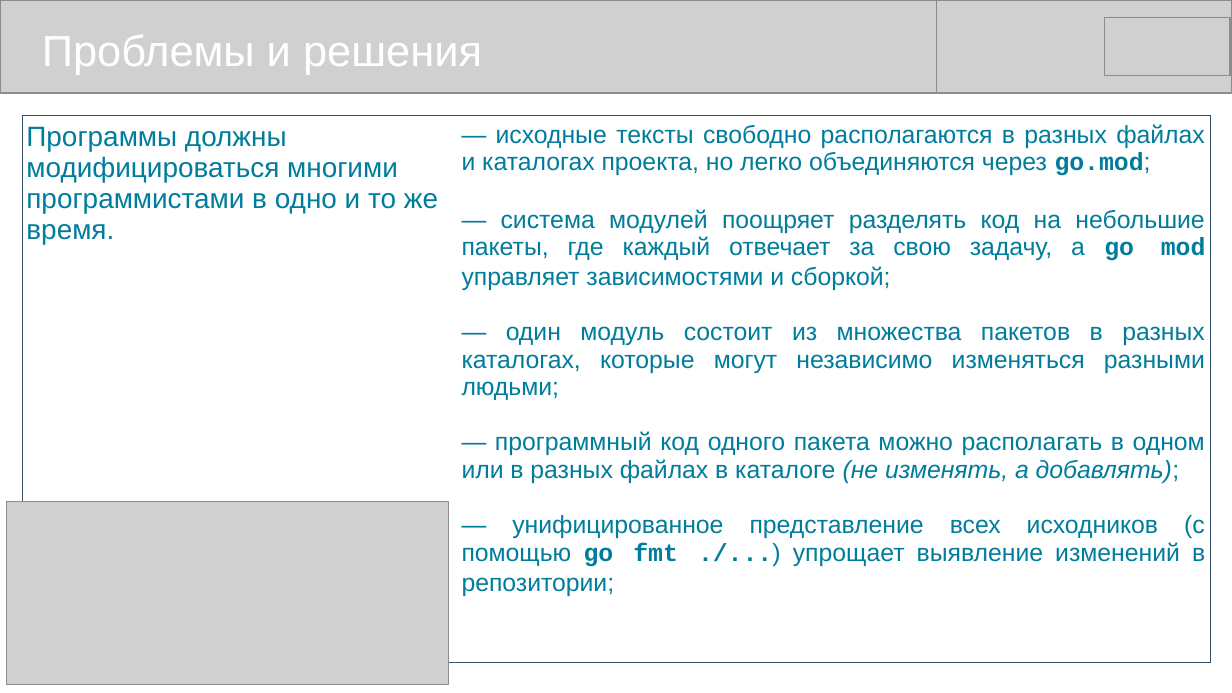
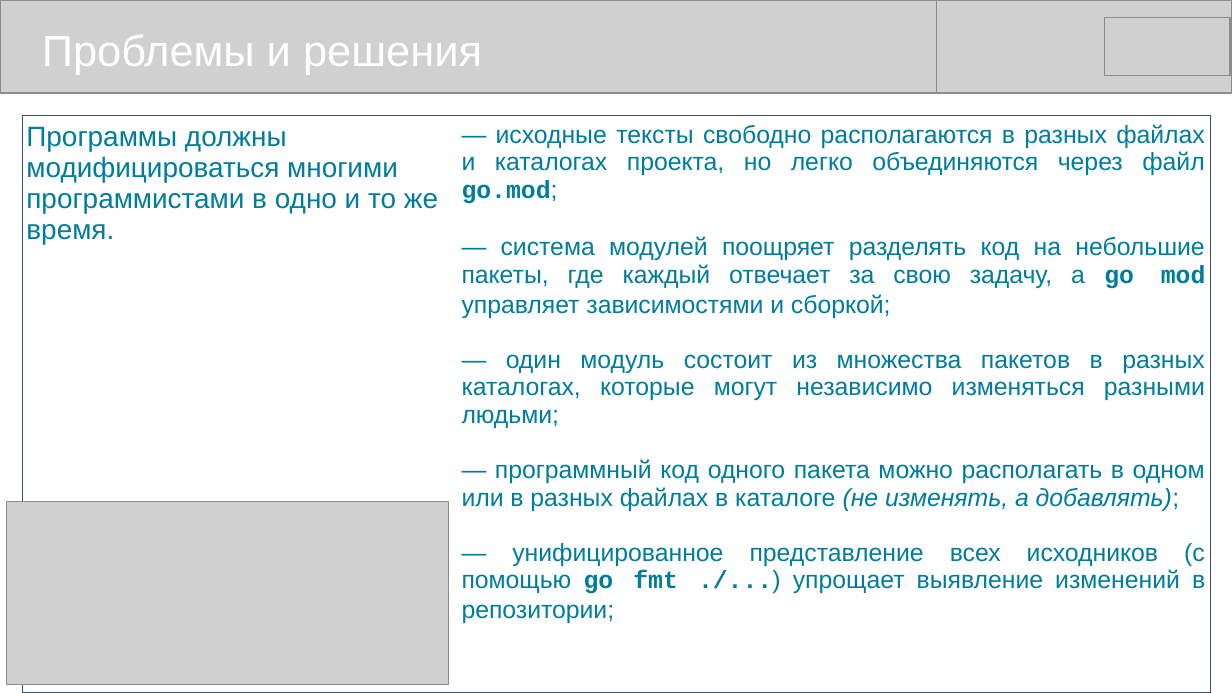
Before and after one commit to mike-shock/Go_language, a slide deck: slide 11 of view/Go_View.odp. Drawn at 1232x693 pixels with LibreOffice and Linux fonts; fonts in the diff are those of the drawing; grey boxes stand for pictures. Boxes give left, top, right and bottom in pixels: in the first picture for what was removed or moved away, otherwise in the second. Text is boxed around its words. In the diff, an @@ line names an element or a change of style, - is before the commit and + after.

```diff
--- a/view/Go_View.odp
+++ b/view/Go_View.odp
@@ table at (22,115,1211,655) @@
-row 1, column 2: — исходные тексты свободно располагаются в разных файлах и каталогах проекта, но легко объединяются через go.mod; / — система модулей поощряет разделять код на небольшие пакеты, где каждый отвечает за свою задачу, а go mod управляет зависимостями и сборкой; / — один модуль состоит из множества пакетов в разных каталогах, которые могут независимо изменяться разными людьми; / — программный код одного пакета можно располагать в одном или в разных файлах в каталоге (не изменять, а добавлять); / — унифицированное представление всех исходников (с помощью go fmt ./...) упрощает выявление изменений в репозитории;
+row 1, column 2: — исходные тексты свободно располагаются в разных файлах и каталогах проекта, но легко объединяются через файл go.mod; / — система модулей поощряет разделять код на небольшие пакеты, где каждый отвечает за свою задачу, а go mod управляет зависимостями и сборкой; / — один модуль состоит из множества пакетов в разных каталогах, которые могут независимо изменяться разными людьми; / — программный код одного пакета можно располагать в одном или в разных файлах в каталоге (не изменять, а добавлять); / — унифицированное представление всех исходников (с помощью go fmt ./...) упрощает выявление изменений в репозитории;
```
Also in this commit, not shown: 12 other slides changed, 3 other files.
